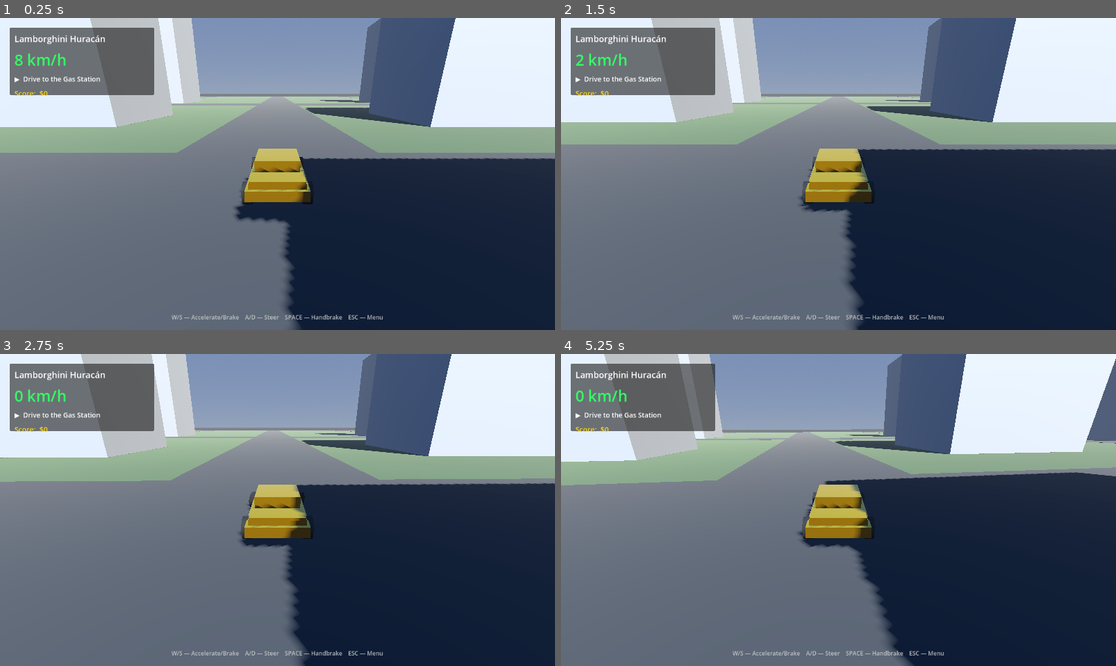
Above: before the commit, frames 1-4 (two rows, left to right).
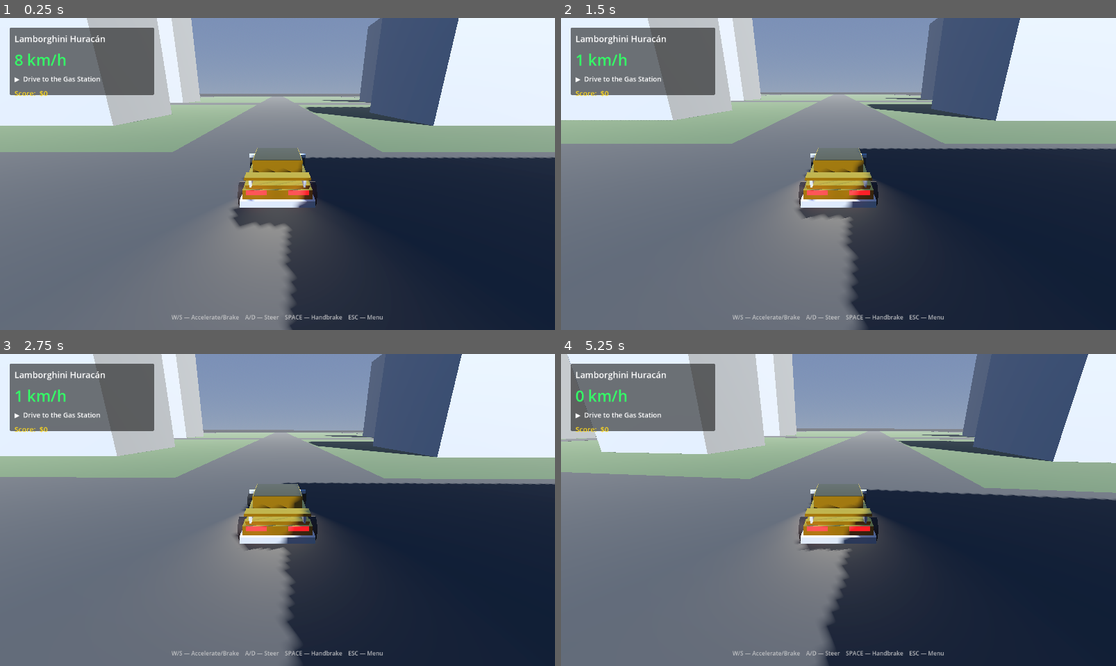
Above: after the commit, the same moments.

Repository: Raresney/games
Game: Godot game, scene res://scenes/world.tscn
Same seed, same stepped clock (60 frames per second), same inputs: the game is played once before the commit and once after it.
Inputs:
- Up to frame 1 (0.25 s): no input
- Up to frame 2 (1.5 s): tap Enter at 0.5, 0.6, 1.35 s; hold D (steer_right) 0.53-1.28 s; hold S (brake) from 1.28 s (still down)
- Up to frame 3 (2.75 s): release S (brake) at 2.03 s; hold D (steer_right) from 2.03 s (still down); tap Enter at 2.1 s
- Up to frame 4 (5.25 s): release D (steer_right) at 2.78 s; hold W (accelerate) 2.78-3.53 s; tap Enter every 0.75 s from 2.85 to 5.1 s; hold A (steer_left) 3.53-5.03 s; hold S (brake) from 5.03 s (still down)

The runs differ from the first frame. In frame 1, 9.0% of the frame differs, in the area x 0-100%, y 0-100%; in frame 2, 7.6%; in frame 3, 9.1%; in frame 4, 32%.

Commit message:
Add detailed sports car visuals (glass, lights, mirrors, spoiler) + procedural engine sound, fix forward/reverse direction

Diff:
--- a/scenes/car.tscn
+++ b/scenes/car.tscn
@@ -1,60 +1,159 @@
-[gd_scene load_steps=10 format=3 uid="uid://bcar00000001"]
+[gd_scene load_steps=19 format=3 uid="uid://bcar00000001"]
 
 [ext_resource type="Script" path="res://scripts/car.gd" id="1_car"]
+[ext_resource type="Script" path="res://scripts/engine_sound.gd" id="2_snd"]
 
 [sub_resource type="BoxMesh" id="m_body"]
-size = Vector3(1.9, 0.35, 4.4)
+size = Vector3(1.85, 0.3, 4.3)
+
+[sub_resource type="BoxMesh" id="m_lower"]
+size = Vector3(2.0, 0.18, 4.5)
 
 [sub_resource type="BoxMesh" id="m_hood"]
-size = Vector3(1.7, 0.18, 1.4)
+size = Vector3(1.7, 0.14, 1.5)
 
 [sub_resource type="BoxMesh" id="m_trunk"]
-size = Vector3(1.7, 0.22, 1.0)
-
-[sub_resource type="BoxMesh" id="m_roof"]
-size = Vector3(1.55, 0.45, 1.8)
-
-[sub_resource type="BoxMesh" id="m_spoiler"]
-size = Vector3(1.6, 0.08, 0.4)
+size = Vector3(1.7, 0.16, 1.0)
+
+[sub_resource type="BoxMesh" id="m_cabin"]
+size = Vector3(1.55, 0.4, 1.7)
+
+[sub_resource type="BoxMesh" id="m_glass"]
+size = Vector3(1.5, 0.42, 1.65)
+
+[sub_resource type="BoxMesh" id="m_spoiler_top"]
+size = Vector3(1.7, 0.06, 0.45)
+
+[sub_resource type="BoxMesh" id="m_spoiler_l"]
+size = Vector3(0.06, 0.18, 0.45)
+
+[sub_resource type="BoxMesh" id="m_mirror"]
+size = Vector3(0.18, 0.12, 0.22)
+
+[sub_resource type="BoxMesh" id="m_headlight"]
+size = Vector3(0.5, 0.1, 0.05)
+
+[sub_resource type="BoxMesh" id="m_taillight"]
+size = Vector3(0.55, 0.12, 0.05)
 
 [sub_resource type="BoxShape3D" id="s_body"]
-size = Vector3(1.9, 0.85, 4.4)
+size = Vector3(1.95, 0.85, 4.4)
 
 [sub_resource type="CylinderMesh" id="m_wheel"]
 top_radius = 0.36
 bottom_radius = 0.36
-height = 0.30
+height = 0.32
 
 [sub_resource type="StandardMaterial3D" id="mat_wheel"]
-albedo_color = Color(0.06, 0.06, 0.06, 1)
-roughness = 0.85
+albedo_color = Color(0.04, 0.04, 0.04, 1)
+metallic = 0.2
+roughness = 0.8
+
+[sub_resource type="StandardMaterial3D" id="mat_glass"]
+albedo_color = Color(0.05, 0.07, 0.12, 0.65)
+transparency = 1
+metallic = 0.9
+roughness = 0.05
+
+[sub_resource type="StandardMaterial3D" id="mat_headlight"]
+albedo_color = Color(1, 0.96, 0.85, 1)
+emission_enabled = true
+emission = Color(1, 0.95, 0.8, 1)
+emission_energy_multiplier = 2.5
+
+[sub_resource type="StandardMaterial3D" id="mat_taillight"]
+albedo_color = Color(1, 0.1, 0.1, 1)
+emission_enabled = true
+emission = Color(1, 0.05, 0.05, 1)
+emission_energy_multiplier = 1.8
 
 [node name="Car" type="VehicleBody3D"]
 mass = 1100.0
 script = ExtResource("1_car")
 
 [node name="CarBody" type="MeshInstance3D" parent="."]
-position = Vector3(0, 0.4, 0)
+position = Vector3(0, 0.45, 0)
 mesh = SubResource("m_body")
 
+[node name="LowerBody" type="MeshInstance3D" parent="."]
+position = Vector3(0, 0.25, 0)
+mesh = SubResource("m_lower")
+
 [node name="Hood" type="MeshInstance3D" parent="."]
-position = Vector3(0, 0.6, -1.4)
+position = Vector3(0, 0.62, -1.3)
 mesh = SubResource("m_hood")
 
 [node name="Trunk" type="MeshInstance3D" parent="."]
-position = Vector3(0, 0.65, 1.6)
+position = Vector3(0, 0.62, 1.55)
 mesh = SubResource("m_trunk")
 
 [node name="CarRoof" type="MeshInstance3D" parent="."]
-position = Vector3(0, 0.85, -0.05)
-mesh = SubResource("m_roof")
+position = Vector3(0, 0.85, 0.05)
+mesh = SubResource("m_cabin")
+
+[node name="Glass" type="MeshInstance3D" parent="."]
+position = Vector3(0, 0.86, 0.05)
+mesh = SubResource("m_glass")
+surface_material_override/0 = SubResource("mat_glass")
 
 [node name="Spoiler" type="MeshInstance3D" parent="."]
-position = Vector3(0, 0.85, 2.05)
-mesh = SubResource("m_spoiler")
+position = Vector3(0, 0.95, 2.0)
+mesh = SubResource("m_spoiler_top")
+
+[node name="SpoilerL" type="MeshInstance3D" parent="."]
+position = Vector3(-0.7, 0.82, 2.0)
+mesh = SubResource("m_spoiler_l")
+
+[node name="SpoilerR" type="MeshInstance3D" parent="."]
+position = Vector3(0.7, 0.82, 2.0)
+mesh = SubResource("m_spoiler_l")
+
+[node name="MirrorL" type="MeshInstance3D" parent="."]
+position = Vector3(-0.95, 0.82, -0.55)
+mesh = SubResource("m_mirror")
+
+[node name="MirrorR" type="MeshInstance3D" parent="."]
+position = Vector3(0.95, 0.82, -0.55)
+mesh = SubResource("m_mirror")
+
+[node name="HeadlightL" type="MeshInstance3D" parent="."]
+position = Vector3(-0.55, 0.5, -2.18)
+mesh = SubResource("m_headlight")
+surface_material_override/0 = SubResource("mat_headlight")
+
+[node name="HeadlightR" type="MeshInstance3D" parent="."]
+position = Vector3(0.55, 0.5, -2.18)
+mesh = SubResource("m_headlight")
+surface_material_override/0 = SubResource("mat_headlight")
+
+[node name="TaillightL" type="MeshInstance3D" parent="."]
+position = Vector3(-0.55, 0.55, 2.18)
+mesh = SubResource("m_taillight")
+surface_material_override/0 = SubResource("mat_taillight")
+
+[node name="TaillightR" type="MeshInstance3D" parent="."]
+position = Vector3(0.55, 0.55, 2.18)
+mesh = SubResource("m_taillight")
+surface_material_override/0 = SubResource("mat_taillight")
+
+[node name="SpotL" type="SpotLight3D" parent="."]
+position = Vector3(-0.55, 0.5, -2.2)
+rotation_degrees = Vector3(-5, 180, 0)
+light_color = Color(1, 0.97, 0.88, 1)
+light_energy = 5.0
+spot_range = 40.0
+spot_angle = 32.0
+
+[node name="SpotR" type="SpotLight3D" parent="."]
+position = Vector3(0.55, 0.5, -2.2)
+rotation_degrees = Vector3(-5, 180, 0)
+light_color = Color(1, 0.97, 0.88, 1)
+light_energy = 5.0
+spot_range = 40.0
+spot_angle = 32.0
 
 [node name="CollisionShape3D" type="CollisionShape3D" parent="."]
-position = Vector3(0, 0.5, 0)
+position = Vector3(0, 0.55, 0)
 shape = SubResource("s_body")
 
 [node name="WheelFL" type="VehicleWheel3D" parent="."]
@@ -125,8 +224,12 @@
 mesh = SubResource("m_wheel")
 surface_material_override/0 = SubResource("mat_wheel")
 
+[node name="EngineSound" type="AudioStreamPlayer3D" parent="."]
+position = Vector3(0, 0.4, 1.5)
+script = ExtResource("2_snd")
+
 [node name="CameraMount" type="Node3D" parent="."]
-position = Vector3(0, 3.2, 8.0)
+position = Vector3(0, 3.0, 7.5)
 
 [node name="Camera3D" type="Camera3D" parent="CameraMount"]
 transform = Transform3D(1, 0, 0, 0, 0.94, 0.34, 0, -0.34, 0.94, 0, 0, 0)
--- a/scripts/car.gd
+++ b/scripts/car.gd
@@ -25,10 +25,10 @@
 	var throttle: float = Input.get_axis("brake", "accelerate")
 	var speed: float = linear_velocity.length()
 	if throttle > 0.0:
-		engine_force = throttle * engine_force_max
+		engine_force = -throttle * engine_force_max
 		brake = 0.0
 	elif throttle < 0.0:
-		engine_force = throttle * engine_force_max * 0.4
+		engine_force = -throttle * engine_force_max * 0.4
 		brake = 0.0
 	else:
 		engine_force = 0.0
--- /dev/null
+++ b/scripts/engine_sound.gd
@@ -0,0 +1,40 @@
+extends AudioStreamPlayer3D
+
+var _phase: float = 0.0
+var _playback: AudioStreamGeneratorPlayback = null
+@export var car_path: NodePath
+var car: VehicleBody3D = null
+
+func _ready() -> void:
+	var gen := AudioStreamGenerator.new()
+	gen.mix_rate = 22050.0
+	gen.buffer_length = 0.1
+	stream = gen
+	unit_size = 6.0
+	max_db = 6.0
+	play()
+	_playback = get_stream_playback()
+	if car_path:
+		car = get_node_or_null(car_path)
+	if car == null:
+		car = get_parent() as VehicleBody3D
+
+func _process(_delta: float) -> void:
+	if _playback == null or car == null:
+		return
+	var speed: float = car.linear_velocity.length()
+	var throttle: float = Input.get_axis("brake", "accelerate")
+	var rpm: float = clamp(speed / 30.0, 0.0, 1.0)
+	var base_freq: float = 65.0 + rpm * 220.0 + (1.0 if throttle > 0.0 else 0.0) * 30.0
+	var sample_rate: float = 22050.0
+	var frames: int = _playback.get_frames_available()
+	for i in frames:
+		_phase += base_freq / sample_rate
+		if _phase > 1.0:
+			_phase -= 1.0
+		# saw + slight noise for engine grit
+		var saw: float = (_phase * 2.0 - 1.0) * 0.6
+		var sub: float = sin(_phase * TAU * 0.5) * 0.3
+		var noise: float = (randf() - 0.5) * 0.15 * (0.4 + rpm)
+		var sample: float = (saw + sub + noise) * (0.35 + rpm * 0.55)
+		_playback.push_frame(Vector2(sample, sample))
